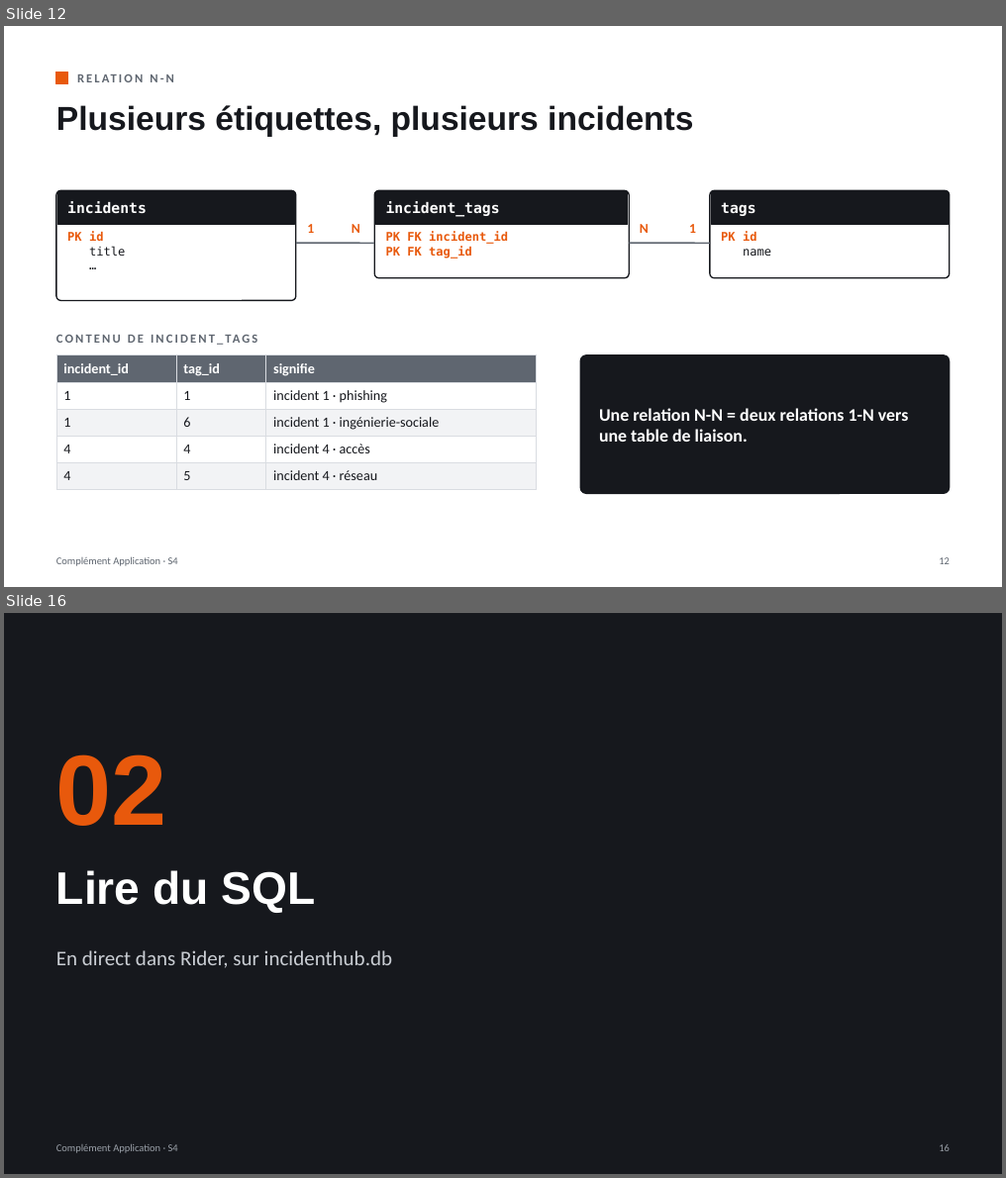
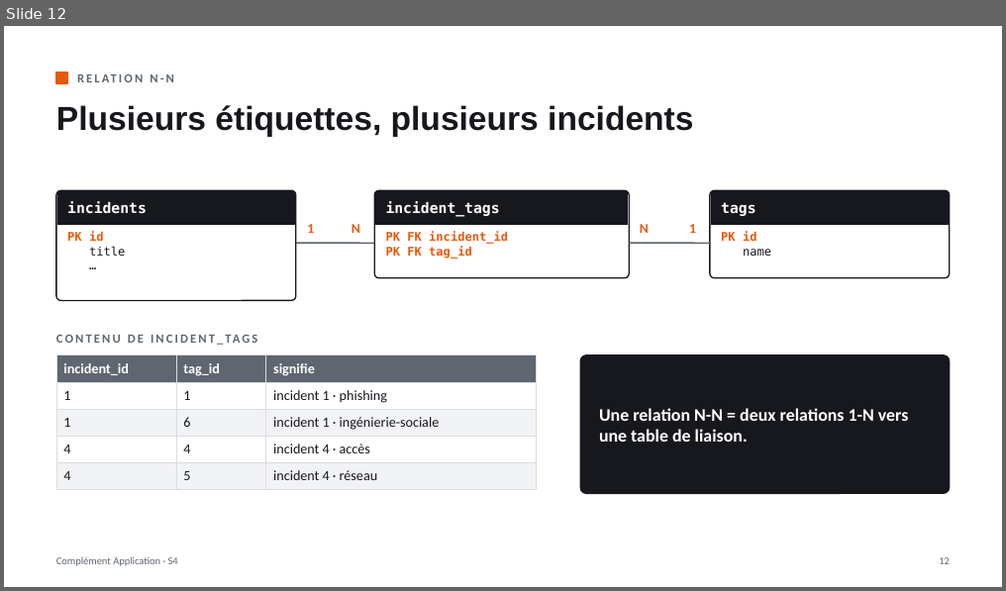
Before and after one commit to lle-condorcet/condorcet-2027, a slide deck: slides/LLE_CA_S04_Les_donnees_SQL.pptx. Shown one above the other, each under a label of ours: slides 12 and 16 before the commit, slide 12 after it; the slides between them are not shown. The pictures are 1006x1178 and 1006x591 pixels, drawn with LibreOffice and Linux fonts; fonts in the diff are those of the drawing. Boxes give left, top, right and bottom in pixels: in the first picture for what was removed or moved away, otherwise in the second. Text is boxed around its words. In the diff, an @@ line names an element or a change of style, - is before the commit and + after.

```diff
--- a/slides/LLE_CA_S04_Les_donnees_SQL.pptx
+++ b/slides/LLE_CA_S04_Les_donnees_SQL.pptx
@@ slide 16 removed at (4, 613, 1002, 1174), background #16181D @@
@@ text removed at (56, 755, 167, 826) @@
-02
@@ text removed at (56, 870, 316, 913) @@
-Lire du SQL
@@ text removed at (56, 951, 392, 968) @@
-En direct dans Rider, sur incidenthub.db
@@ text removed at (56, 1145, 178, 1154) @@
-Complément Application · S4
@@ text removed at (939, 1145, 949, 1152) @@
-16
```
Also in this commit, not shown: 1 slide changed, 28 other slides removed, 3 other files.
